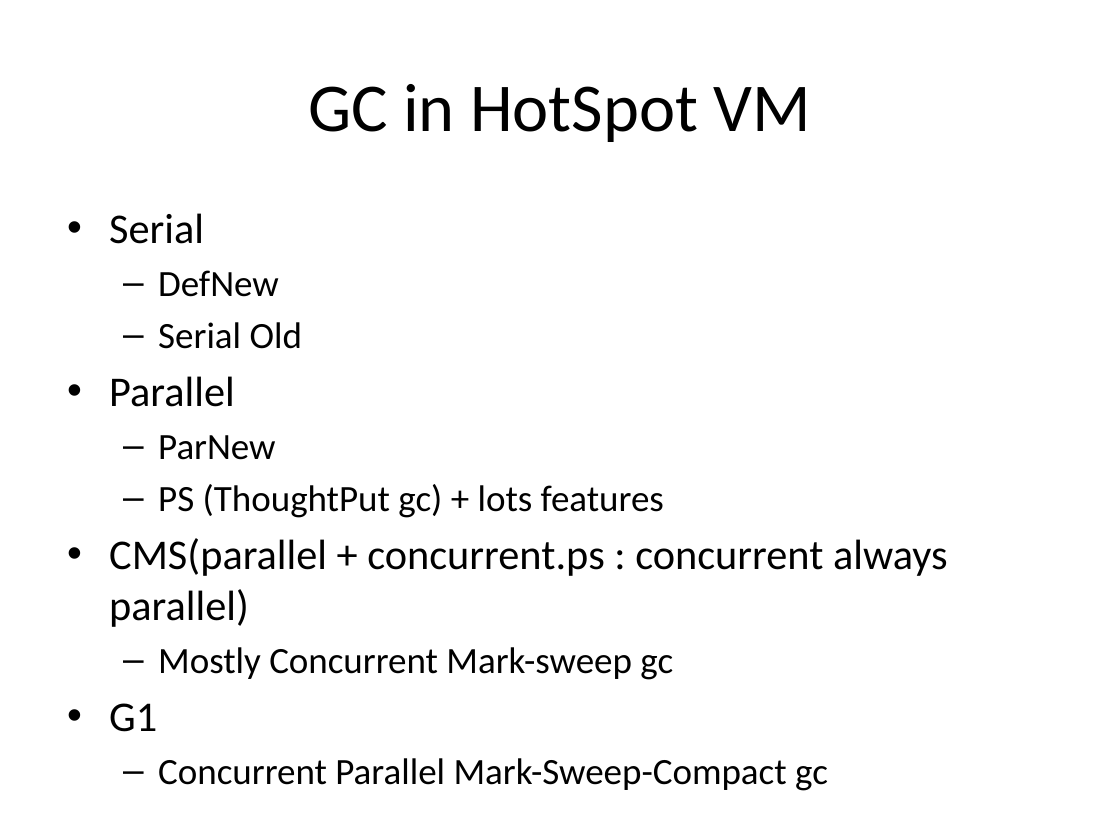
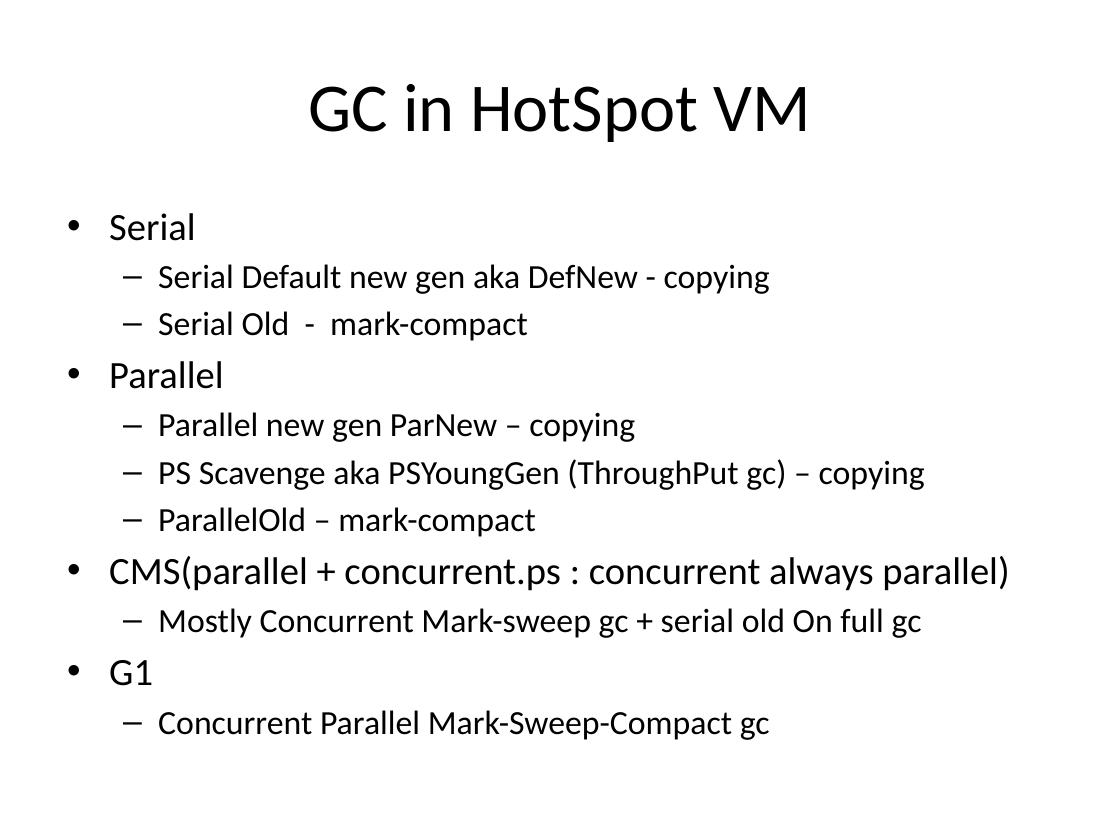
Before and after one commit to cyberdak/gc-hotspotgc, a slide deck: slide 15 of Garbage Collector persent.pptx (slide 10 before the commit). Drawn at 1120x840 pixels with LibreOffice and Linux fonts; fonts in the diff are those of the drawing. Boxes give left, top, right and bottom in pixels: in the first picture for what was removed or moved away, otherwise in the second. Text is boxed around its words. In the diff, an @@ line names an element or a change of style, - is before the commit and + after.

```diff
--- a/Garbage Collector persent.pptx
+++ b/Garbage Collector persent.pptx
@@ text at (109,213,1009,740): size 27.2 to 24.8 pt in "Serial", "Parallel", "CMS(parallel + concurrent.ps : concurrent always parallel)", "G1"; size 23.8 to 21.7 pt in "Concurrent Parallel Mark-Sweep-Compact gc" @@
@@ text at (158,264,770,341): text changed; size 23.8 to 21.7 pt @@
-  – DefNew
-  – Serial Old
+  – Serial Default new gen aka DefNew - copying
+  – Serial Old - mark-compact
@@ text at (158,412,925,537): text changed; size 23.8 to 21.7 pt @@
-  – ParNew
-  – PS (ThoughtPut gc) + lots features
+  – Parallel new gen ParNew – copying
+  – PS Scavenge aka PSYoungGen (ThroughPut gc) – copying
+  – ParallelOld – mark-compact
@@ text at (158,608,922,638): text changed; size 23.8 to 21.7 pt @@
-  – Mostly Concurrent Mark-sweep gc
+  – Mostly Concurrent Mark-sweep gc + serial old On full gc
```
Also in this commit, not shown: 11 other slides changed, 16 slides added, 1 slide removed, 6 other files.
